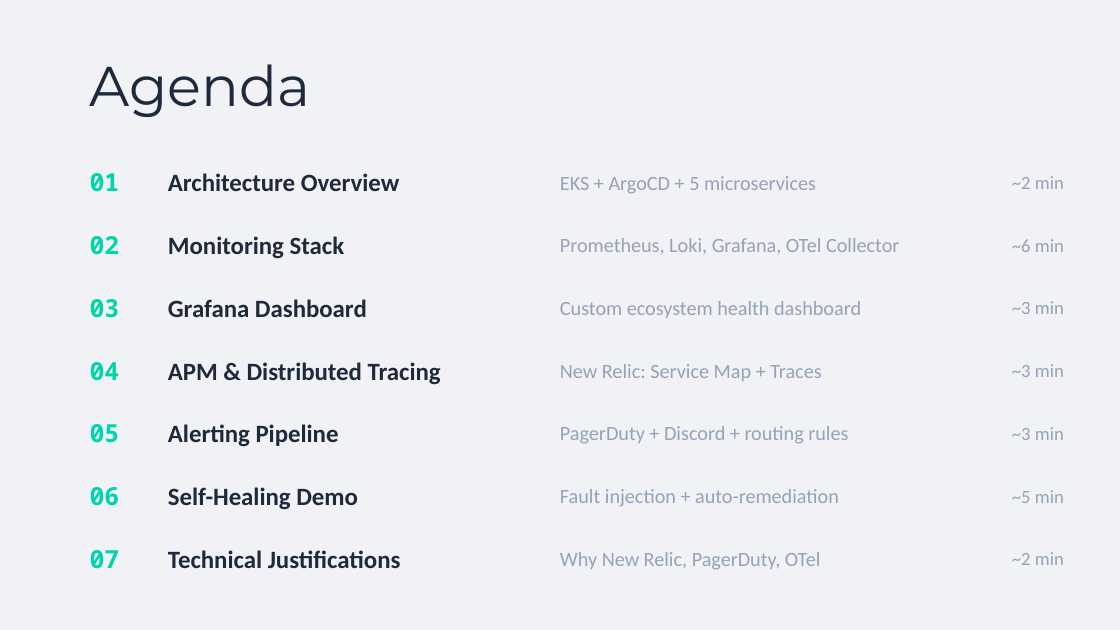
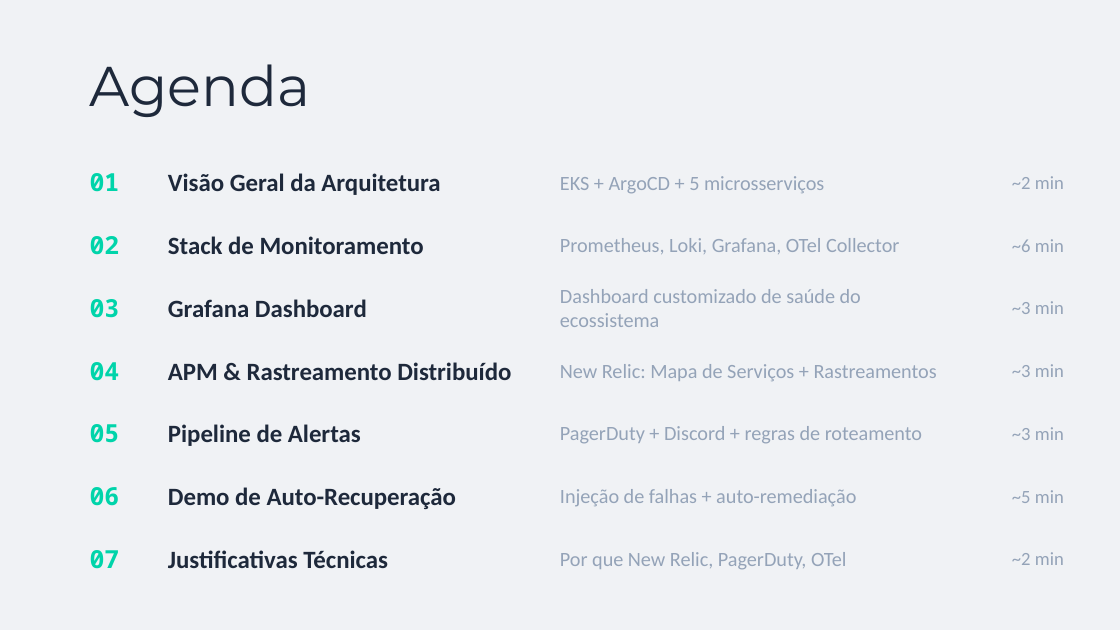
Before and after one commit to rivachef/TC4-ToggleMaster, a slide deck: slide 2 of docs/ToggleMaster-Phase4-Presentation.pptx. Drawn at 1120x630 pixels with LibreOffice and Linux fonts; fonts in the diff are those of the drawing. Boxes give left, top, right and bottom in pixels: in the first picture for what was removed or moved away, otherwise in the second. Text is boxed around its words. In the diff, an @@ line names an element or a change of style, - is before the commit and + after.

```diff
--- a/docs/ToggleMaster-Phase4-Presentation.pptx
+++ b/docs/ToggleMaster-Phase4-Presentation.pptx
@@ text at [168, 173, 440, 195]: text changed @@
-Architecture Overview
+Visão Geral da Arquitetura
@@ text at [560, 176, 824, 194]: text changed @@
-EKS + ArgoCD + 5 microservices
+EKS + ArgoCD + 5 microsserviços
@@ text at [168, 236, 424, 254]: text changed @@
-Monitoring Stack
+Stack de Monitoramento
@@ text at [560, 289, 861, 327]: text changed @@
-Custom ecosystem health dashboard
+Dashboard customizado de saúde do ecossistema
@@ text at [168, 362, 511, 380]: text changed @@
-APM & Distributed Tracing
+APM & Rastreamento Distribuído
@@ text at [560, 364, 937, 381]: text changed @@
-New Relic: Service Map + Traces
+New Relic: Mapa de Serviços + Rastreamentos
@@ text at [168, 424, 361, 446]: text changed @@
-Alerting Pipeline
+Pipeline de Alertas
@@ text at [560, 426, 922, 444]: text changed @@
-PagerDuty + Discord + routing rules
+PagerDuty + Discord + regras de roteamento
@@ text at [168, 487, 457, 509]: text changed @@
-Self-Healing Demo
+Demo de Auto-Recuperação
@@ text at [560, 489, 856, 506]: text changed @@
-Fault injection + auto-remediation
+Injeção de falhas + auto-remediação
@@ text at [168, 550, 388, 568]: text changed @@
-Technical Justifications
+Justificativas Técnicas
@@ text at [560, 552, 847, 570]: text changed @@
-Why New Relic, PagerDuty, OTel
+Por que New Relic, PagerDuty, OTel
```
Also in this commit, not shown: 12 other slides changed, 1 other file.
